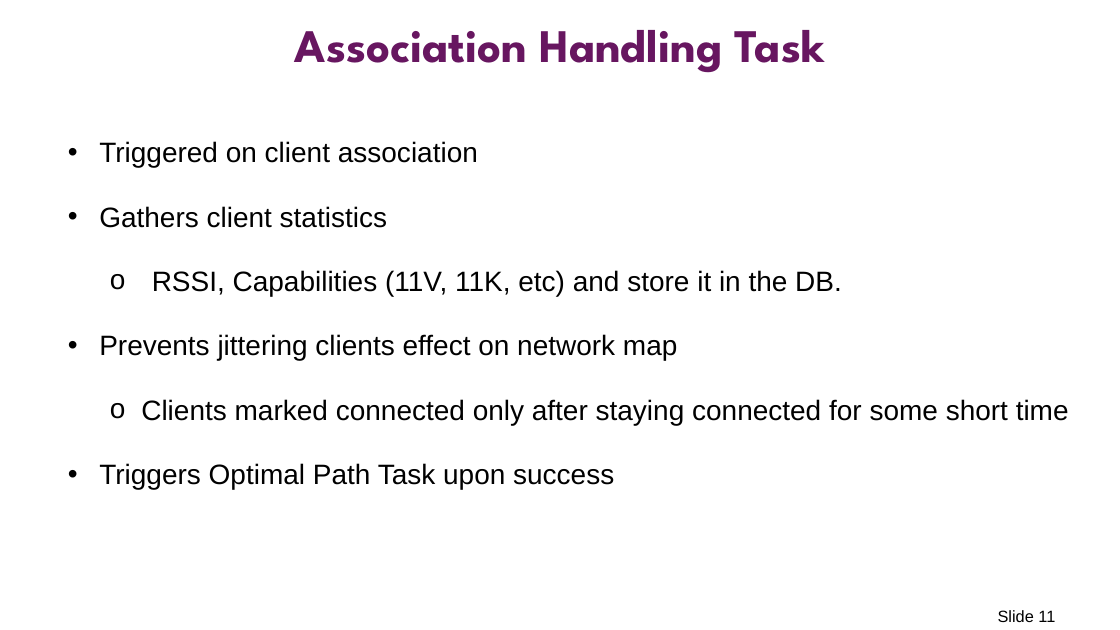
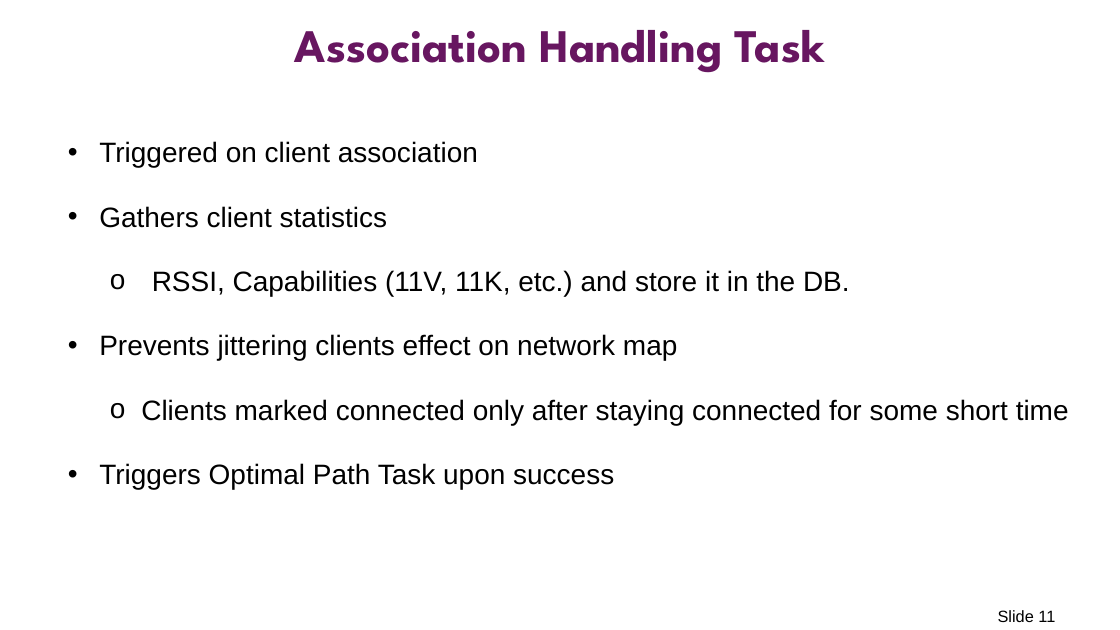
Before and after one commit to prplfoundation/prplMesh, a slide deck: slide 11 of documentation/prplMesh-infra-controller.pptx. Drawn at 1120x630 pixels with LibreOffice and Linux fonts; fonts in the diff are those of the drawing. Boxes give left, top, right and bottom in pixels: in the first picture for what was removed or moved away, otherwise in the second. Text is boxed around its words. In the diff, an @@ line names an element or a change of style, - is before the commit and + after.

```diff
--- a/documentation/prplMesh-infra-controller.pptx
+++ b/documentation/prplMesh-infra-controller.pptx
@@ text at box(152, 270, 850, 296): text changed @@
-  o RSSI, Capabilities (11V, 11K, etc) and store it in the DB.
+  o RSSI, Capabilities (11V, 11K, etc.) and store it in the DB.
```
Also in this commit, not shown: 5 other slides changed, 1 slide added, 2 slides removed.
